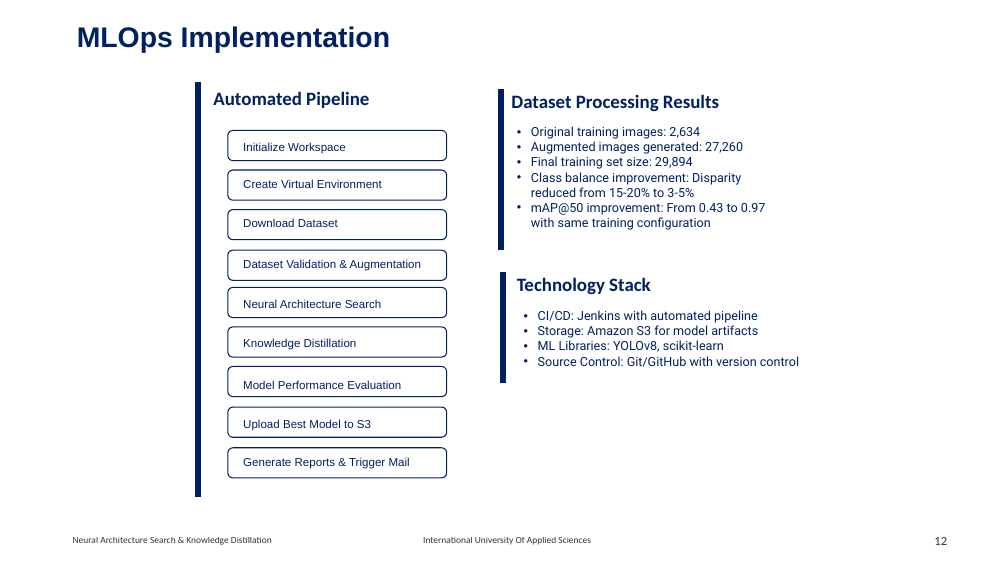
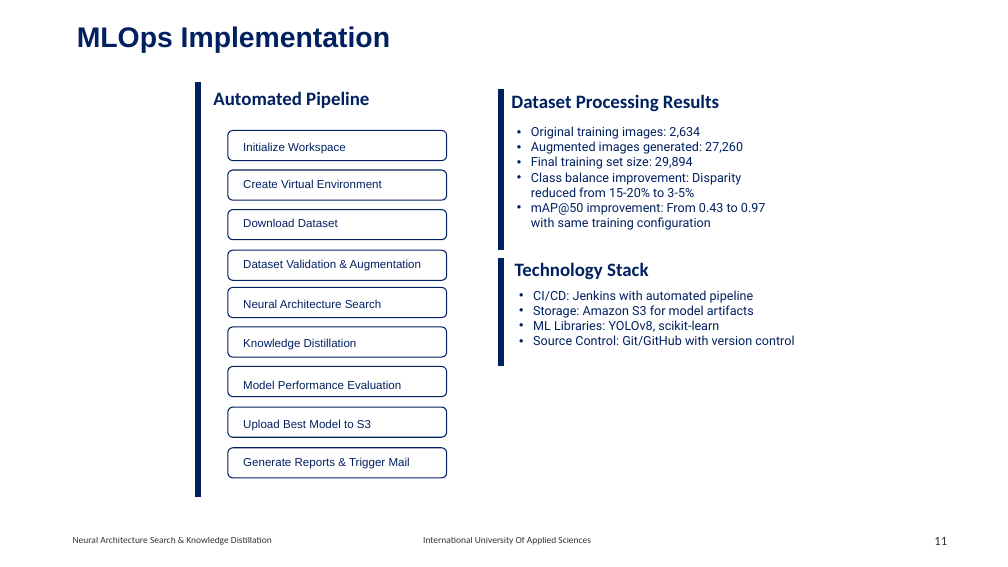
Before and after one commit to RajeshRamadas/yolov8-model-optimization, a slide deck: slide 11 of 01-Project-management/presentation/KnowledgeDistillation.pptx (slide 12 before the commit). Drawn at 1008x567 pixels with LibreOffice and Linux fonts; fonts in the diff are those of the drawing. Boxes give left, top, right and bottom in pixels: in the first picture for what was removed or moved away, otherwise in the second. Text is boxed around its words. In the diff, an @@ line names an element or a change of style, - is before the commit and + after.

```diff
--- a/01-Project-management/presentation/KnowledgeDistillation.pptx
+++ b/01-Project-management/presentation/KnowledgeDistillation.pptx
@@ line moved from (504, 272) - (504, 383) to (501, 258) - (501, 367) @@
@@ text "Technology Stack": place and size @@
-text "Technology Stack" at (517,277,651,295)
+text "Technology Stack" at (515,262,649,280)
@@ text "CI/CD: Jenkins with automated pipeline": place and size @@
-text "CI/CD: Jenkins with automated pipeline" at (538,310,799,367)
+text "CI/CD: Jenkins with automated pipeline" at (533,290,794,346)
@@ page number at (934,537,947,545): text changed @@
-12
+11
```
Also in this commit, not shown: 5 other slides changed, 7 slides added.
